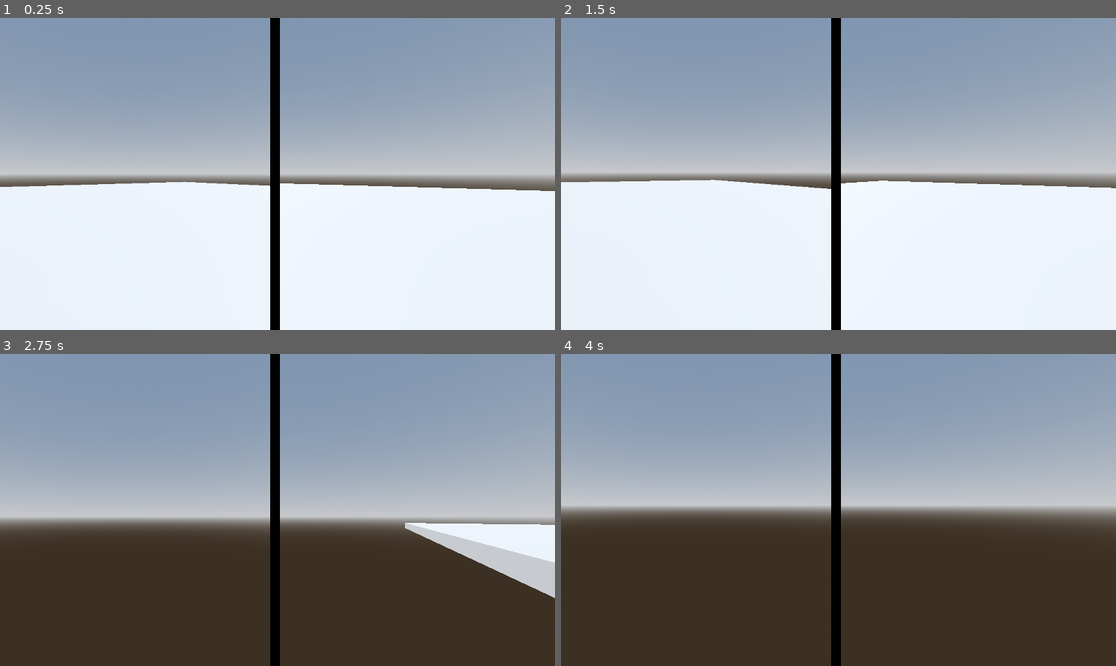
Above: before the commit, frames 1-4 (two rows, left to right).
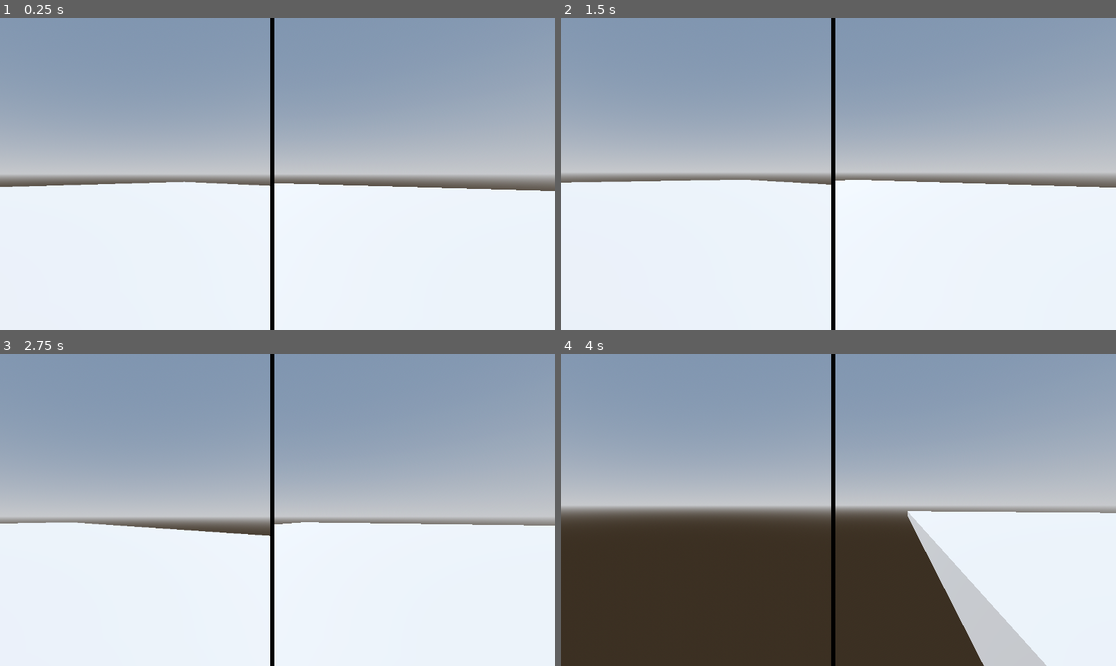
Above: after the commit, the same moments.

Repository: Sensei-whoop/Project-Daniel
Game: Godot game, scene res://Lvls/test_lvl.tscn
The game is run twice, just before and just after one commit, with the same random seed, the same clock (stepped at 60 frames per second) and the same inputs.
Inputs (mouse positions are in pixels of both pictures, inside the frame that each line leads up to):
- Up to frame 1 (0.25 s): no input
- Up to frame 2 (1.5 s): tap Enter (ui_accept) at 0.5, 0.77 s; move the mouse to (866, 174) at 0.52 s; hold Up (ui_up) from 0.53 s (still down); move the mouse to (810, 174) at 1.27 s
- Up to frame 3 (2.75 s): keep holding Up (ui_up); tap Enter (ui_accept) at 1.52 s; move the mouse to (288, 503) at 2.02 s
- Up to frame 4 (4 s): keep holding Up (ui_up); move the mouse to (832, 516) at 2.77 s; tap Enter (ui_accept) at 3.02, 3.77 s; move the mouse to (877, 513) at 3.52 s

The runs differ from the first frame. In frame 1, 1.0% of the frame differs, in the area x 49-51%, y 0-100%; in frame 2, 1.3%; in frame 3, 44%, in the area x 0-100%, y 0-100%; in frame 4, 16%.

Commit message:
added test level???

Diff:
--- a/Lvls/test_lvl.tscn
+++ b/Lvls/test_lvl.tscn
@@ -1,9 +1,8 @@
-[gd_scene load_steps=12 format=3 uid="uid://b6aloxxgxmt4u"]
+[gd_scene load_steps=11 format=3 uid="uid://b6aloxxgxmt4u"]
 
-[ext_resource type="Script" path="res://Lvls/Initialisation.gd" id="1_d7ytj"]
+[ext_resource type="Script" path="res://Scripts/Initialisation.gd" id="1_d7ytj"]
 [ext_resource type="PackedScene" uid="uid://c4scmsxqblxxm" path="res://Entities/Player.tscn" id="1_vw6uw"]
-[ext_resource type="Script" path="res://Scripts/View_Split_Screen.gd" id="2_schm8"]
-[ext_resource type="PackedScene" uid="uid://dsegyheqahqpx" path="res://Other/central_bar.tscn" id="3_ixjl1"]
+[ext_resource type="PackedScene" uid="uid://cyf88uaf00lc1" path="res://Other/camera_setup.tscn" id="3_ynlg4"]
 
 [sub_resource type="ProceduralSkyMaterial" id="ProceduralSkyMaterial_mkdnn"]
 sky_horizon_color = Color(0.64625, 0.65575, 0.67075, 1)
@@ -50,33 +49,6 @@
 [node name="Player" parent="." instance=ExtResource("1_vw6uw")]
 transform = Transform3D(1, 0, 0, 0, 1, 0, 0, 0, 1, 0, 3, 0)
 
-[node name="Camera Setup" type="GridContainer" parent="."]
-clip_contents = true
-offset_right = 1152.0
-offset_bottom = 1028.0
-columns = 2
-script = ExtResource("2_schm8")
-
-[node name="SubViewportContainer" type="SubViewportContainer" parent="Camera Setup"]
-custom_minimum_size = Vector2(200, 200)
-layout_mode = 2
-
-[node name="SubViewport" type="SubViewport" parent="Camera Setup/SubViewportContainer"]
-handle_input_locally = false
-size = Vector2i(2, 2)
-render_target_update_mode = 4
-
-[node name="Central Bar" parent="Camera Setup" instance=ExtResource("3_ixjl1")]
-layout_mode = 2
-
-[node name="SubViewportContainer2" type="SubViewportContainer" parent="Camera Setup"]
-layout_mode = 2
-
-[node name="SubViewport2" type="SubViewport" parent="Camera Setup/SubViewportContainer2"]
-handle_input_locally = false
-size = Vector2i(2, 2)
-render_target_update_mode = 4
-
 [node name="Node" type="Node" parent="."]
 
 [node name="StaticBody3D" type="StaticBody3D" parent="Node"]
@@ -96,3 +68,5 @@
 
 [node name="CollisionShape3D" type="CollisionShape3D" parent="Node/StaticBody3D2"]
 shape = SubResource("BoxShape3D_xcoqm")
+
+[node name="Camera Setup" parent="." instance=ExtResource("3_ynlg4")]
--- /dev/null
+++ b/Lvls/test_scene.tscn
@@ -0,0 +1,60 @@
+[gd_scene load_steps=7 format=3 uid="uid://datb5jxyatq13"]
+
+[ext_resource type="Script" path="res://Scripts/Initialisation.gd" id="1_4sfg0"]
+[ext_resource type="PackedScene" uid="uid://c4scmsxqblxxm" path="res://Entities/Player.tscn" id="1_fgs5g"]
+[ext_resource type="PackedScene" uid="uid://cyf88uaf00lc1" path="res://Other/camera_setup.tscn" id="2_nbpvl"]
+
+[sub_resource type="ProceduralSkyMaterial" id="ProceduralSkyMaterial_wabp8"]
+sky_horizon_color = Color(0.64625, 0.65575, 0.67075, 1)
+ground_horizon_color = Color(0.64625, 0.65575, 0.67075, 1)
+
+[sub_resource type="Sky" id="Sky_dcnc5"]
+sky_material = SubResource("ProceduralSkyMaterial_wabp8")
+
+[sub_resource type="Environment" id="Environment_54ttb"]
+background_mode = 2
+sky = SubResource("Sky_dcnc5")
+tonemap_mode = 2
+glow_enabled = true
+
+[node name="Test_Scene" type="Node3D"]
+script = ExtResource("1_4sfg0")
+
+[node name="DirectionalLight3D" type="DirectionalLight3D" parent="."]
+transform = Transform3D(-0.866023, -0.433016, 0.250001, 0, 0.499998, 0.866027, -0.500003, 0.749999, -0.43301, 0, 0, 0)
+shadow_enabled = true
+
+[node name="WorldEnvironment" type="WorldEnvironment" parent="."]
+environment = SubResource("Environment_54ttb")
+
+[node name="Terrain" type="Node" parent="."]
+
+[node name="CSGCombiner3D" type="CSGCombiner3D" parent="Terrain"]
+snap = 0.1
+use_collision = true
+
+[node name="CSGBox3D" type="CSGBox3D" parent="Terrain/CSGCombiner3D"]
+size = Vector3(20, 0.2, 10)
+
+[node name="CSGBox3D2" type="CSGBox3D" parent="Terrain/CSGCombiner3D"]
+transform = Transform3D(1, 0, 0, 0, 1, 0, 0, 0, 1, 0, 0, -15)
+size = Vector3(20, 0.2, 10)
+
+[node name="CSGBox3D3" type="CSGBox3D" parent="Terrain/CSGCombiner3D"]
+transform = Transform3D(1, 0, 0, 0, 1, 0, 0, 0, 1, 0, 3, 0)
+size = Vector3(20, 0.2, 10)
+
+[node name="CSGBox3D4" type="CSGBox3D" parent="Terrain/CSGCombiner3D"]
+transform = Transform3D(1, 0, 0, 0, 1, 0, 0, 0, 1, 0, 1.5, 5)
+size = Vector3(20, 3, 0.2)
+
+[node name="CSGBox3D5" type="CSGBox3D" parent="Terrain/CSGCombiner3D"]
+transform = Transform3D(1, 0, 0, 0, 1, 0, 0, 0, 1, 0, 0, -7.5)
+size = Vector3(5, 0.2, 5)
+
+[node name="CSGMesh3D" type="CSGMesh3D" parent="Terrain/CSGCombiner3D"]
+
+[node name="Player" parent="." instance=ExtResource("1_fgs5g")]
+transform = Transform3D(1, 0, 0, 0, 1, 0, 0, 0, 1, 0, 2, 0)
+
+[node name="Camera Setup" parent="." instance=ExtResource("2_nbpvl")]
--- /dev/null
+++ b/Other/camera_setup.tscn
@@ -0,0 +1,31 @@
+[gd_scene load_steps=3 format=3 uid="uid://cyf88uaf00lc1"]
+
+[ext_resource type="Script" path="res://Scripts/View_Split_Screen.gd" id="1_mlg0p"]
+[ext_resource type="PackedScene" uid="uid://dsegyheqahqpx" path="res://Other/central_bar.tscn" id="2_4bf85"]
+
+[node name="Camera Setup" type="GridContainer"]
+clip_contents = true
+offset_right = 204.0
+offset_bottom = 206.0
+columns = 2
+script = ExtResource("1_mlg0p")
+
+[node name="SubViewportContainer" type="SubViewportContainer" parent="."]
+custom_minimum_size = Vector2(200, 200)
+layout_mode = 2
+
+[node name="SubViewport" type="SubViewport" parent="SubViewportContainer"]
+handle_input_locally = false
+size = Vector2i(2, 2)
+render_target_update_mode = 4
+
+[node name="Central Bar" parent="." instance=ExtResource("2_4bf85")]
+layout_mode = 2
+
+[node name="SubViewportContainer2" type="SubViewportContainer" parent="."]
+layout_mode = 2
+
+[node name="SubViewport2" type="SubViewport" parent="SubViewportContainer2"]
+handle_input_locally = false
+size = Vector2i(2, 2)
+render_target_update_mode = 4
--- a/Scripts/player_movement.gd
+++ b/Scripts/player_movement.gd
@@ -1,7 +1,7 @@
 extends CharacterBody3D
 
 
-const SPEED = 25.0
+const SPEED = 15.0
 const JUMP_VELOCITY = 4.5
 
 const camera_angle = 45;
@@ -45,7 +45,6 @@
 		velocity.z = move_toward(velocity.z, 0, SPEED)
 
 
-
 	transform.basis = transform.basis.rotated(Vector3.UP, -mouse_rotation.x * delta * mouse_sensitivity)
 	$Camera3D.basis = $Camera3D.basis.rotated(cam1vector, -mouse_rotation.y * delta * mouse_sensitivity)
 	$Camera3D2.basis = $Camera3D2.basis.rotated(cam2vector, -mouse_rotation.y * delta * mouse_sensitivity)
Renamed: Lvls/Initialisation.gd -> Scripts/Initialisation.gd
